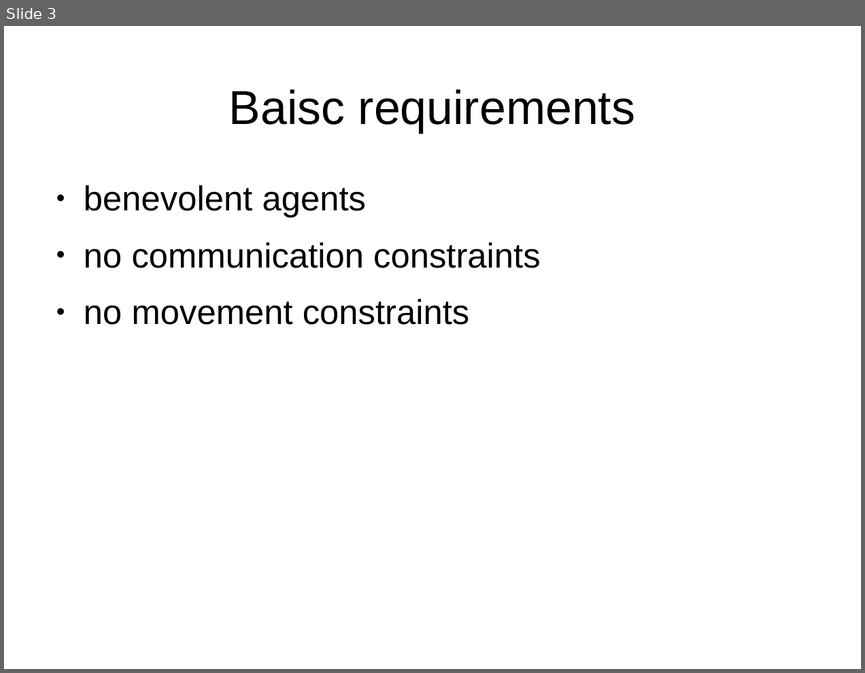
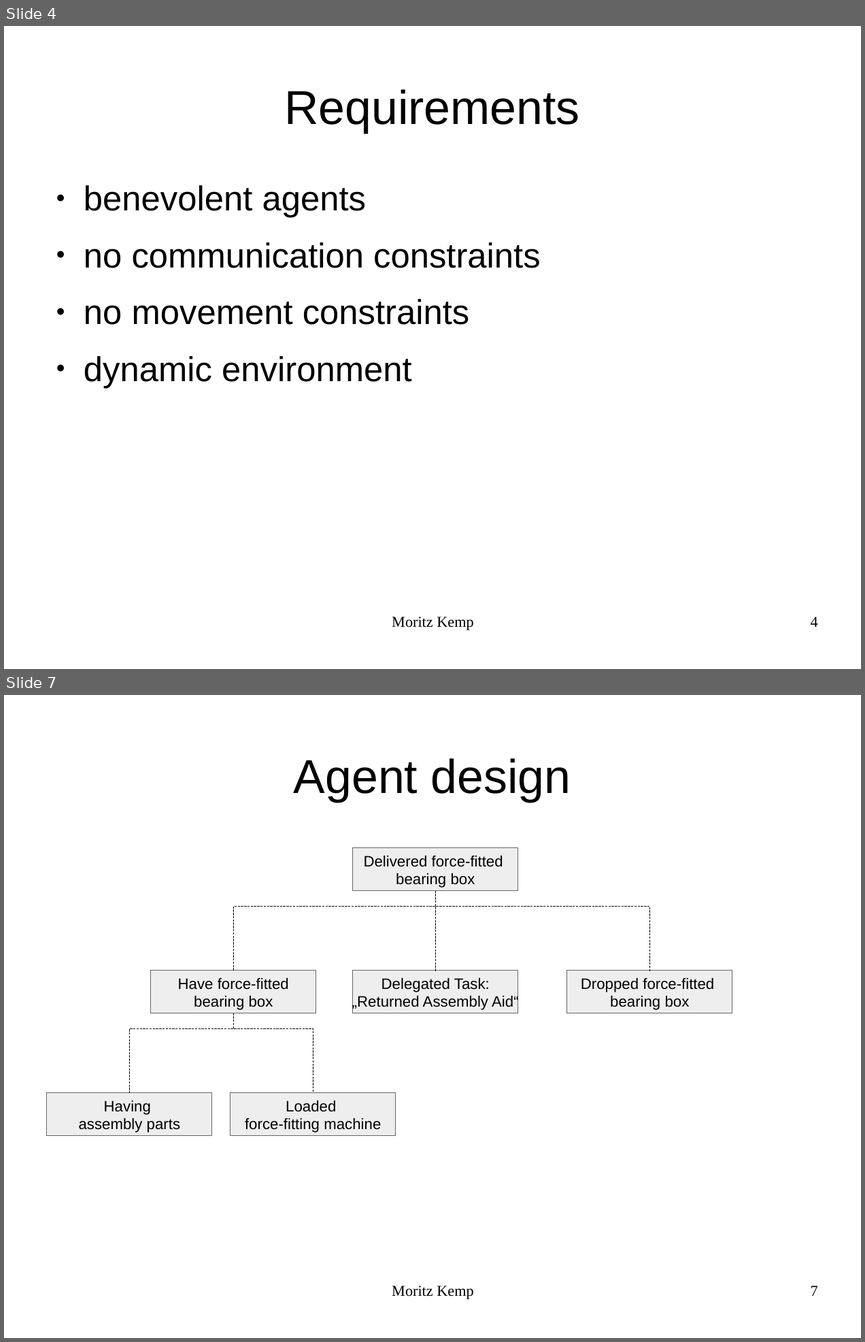
Before and after one commit to MoritzKemp/smartFactory, a slide deck: documentation/presentation_2.odp. Shown one above the other, each under a label of ours: slide 3 before the commit, slides 4 and 7 after it; the slides between them are not shown. The pictures are 865x673 and 865x1342 pixels, drawn with LibreOffice and Linux fonts; fonts in the diff are those of the drawing. Boxes give left, top, right and bottom in pixels: in the first picture for what was removed or moved away, otherwise in the second. Text is boxed around its words. In the diff, an @@ line names an element or a change of style, - is before the commit and + after.

```diff
--- a/documentation/presentation_2.odp
+++ b/documentation/presentation_2.odp
@@ slide 7 added at bbox=[4, 695, 861, 1338], background #FFFFFF @@
@@ title added at bbox=[294, 758, 571, 802], 44 pt, text #000000 @@
+Agent design
@@ rectangle added at bbox=[353, 848, 519, 891], fill #EEEEEE, outline #666666 0 pt, 14 pt, text #000000 @@
+Delivered force-fitted
+bearing box
@@ elbow line added from (436, 891) to (233, 970), #000000 0 pt @@
@@ elbow line added from (436, 891) to (650, 970), #000000 0 pt @@
@@ elbow line added from (436, 970) to (436, 891), #000000 0 pt @@
@@ rectangle added at bbox=[151, 970, 317, 1013], fill #EEEEEE, outline #666666 0 pt, 14 pt, text #000000 @@
+Have force-fitted
+bearing box
@@ rectangle added at bbox=[353, 970, 519, 1013], fill #EEEEEE, outline #666666 0 pt, 14 pt, text #000000 @@
+Delegated Task:
+„Returned Assembly Aid“
@@ rectangle added at bbox=[567, 970, 732, 1013], fill #EEEEEE, outline #666666 0 pt, 14 pt, text #000000 @@
+Dropped force-fitted
+bearing box
@@ elbow line added from (233, 1013) to (129, 1093), #000000 0 pt @@
@@ elbow line added from (233, 1013) to (313, 1093), #000000 0 pt @@
@@ rectangle added at bbox=[47, 1093, 212, 1136], fill #EEEEEE, outline #666666 0 pt, 14 pt, text #000000 @@
+Having
+assembly parts
@@ rectangle added at bbox=[230, 1093, 396, 1136], fill #EEEEEE, outline #666666 0 pt, 14 pt, text #000000 @@
+Loaded
+force-fitting machine
@@ text added at bbox=[392, 1285, 473, 1299], 14 pt, text #000000 @@
+Moritz Kemp
@@ page number added at bbox=[810, 1285, 818, 1295], 14 pt, text #000000 @@
+7
@@ what was slide 3 is now slide 4 @@
@@ slide 4 changed as well @@
@@ title at bbox=[284, 89, 580, 133]: text changed @@
-Baisc requirements
+Requirements
@@ text at bbox=[84, 356, 411, 388]: paragraph added @@
+● dynamic environment
@@ text added at bbox=[392, 616, 473, 630], 14 pt, text #000000 @@
+Moritz Kemp
@@ page number added at bbox=[810, 616, 818, 626], 14 pt, text #000000 @@
+4
```
Also in this commit, not shown: 2 other slides changed, 9 other slides added, 9 slides removed, 14 other files.
